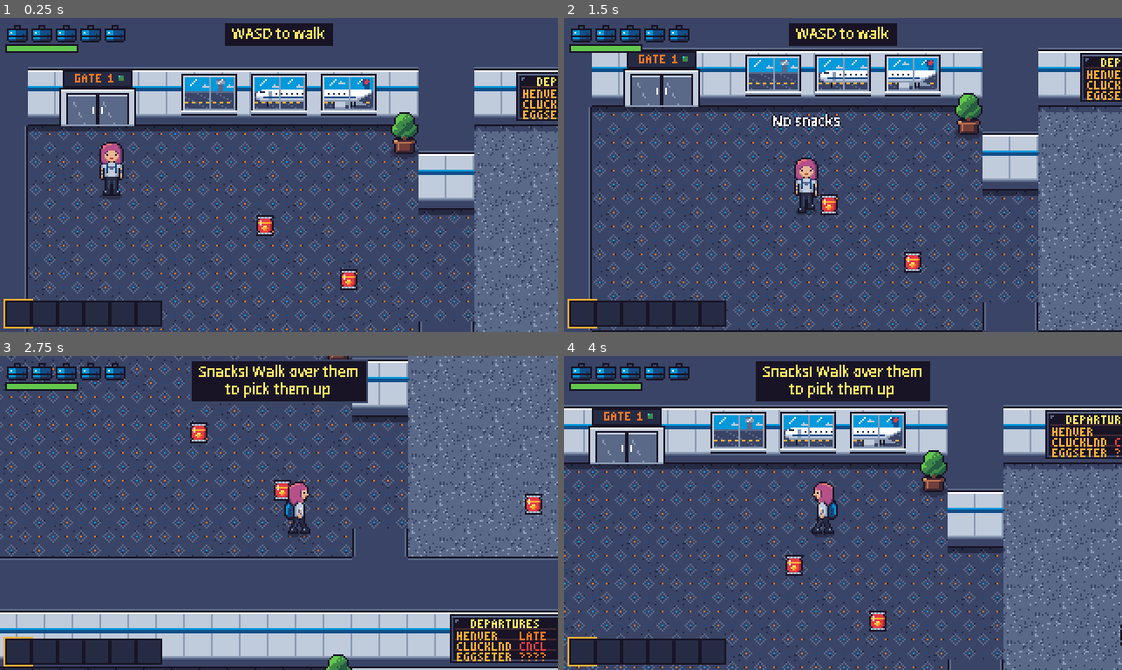
Above: before the commit, frames 1-4 (two rows, left to right).
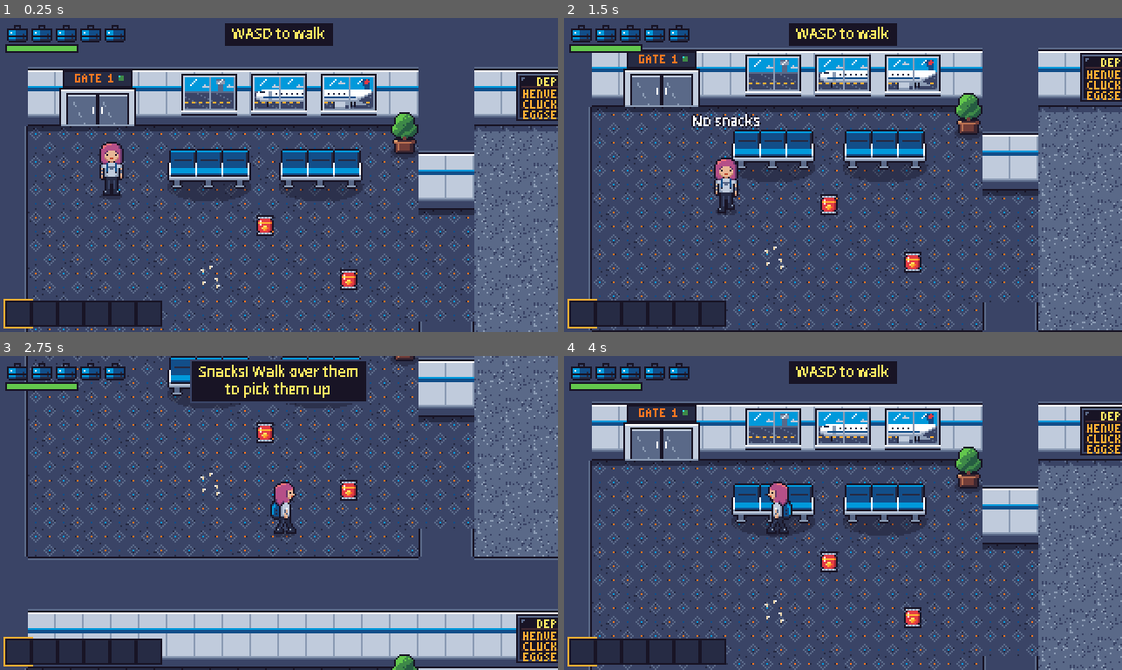
Above: after the commit, the same moments.

Repository: mvdmakesthings/PlanePoultryPanic
Game: Godot game, scene res://scenes/levels/level_01_arrivals.tscn
Same seed, same stepped clock (60 frames per second), same inputs: the game is played once before the commit and once after it.
Inputs (mouse positions are in pixels of both pictures, inside the frame that each line leads up to):
- Up to frame 1 (0.25 s): no input
- Up to frame 2 (1.5 s): move the mouse to (965, 159) at 0.52 s; hold D (move_right) 0.53-1.28 s; hold G (drop_item) 0.53-1.28 s; click (965, 159) at 0.67 s; move the mouse to (731, 190) at 1.27 s; hold S (move_down) from 1.28 s (still down); tap E (eat_snack) at 1.35 s
- Up to frame 3 (2.75 s): move the mouse to (334, 443) at 2.02 s; release S (move_down) at 2.03 s; hold D (move_right) from 2.03 s (still down); hold F (interact) from 2.03 s (still down)
- Up to frame 4 (4 s): move the mouse to (815, 575) at 2.77 s; release D (move_right) at 2.78 s; release F (interact) at 2.78 s; hold W (move_up) 2.78-3.53 s; tap R (next_item) at 2.85 s; click (815, 575) at 2.92 s; move the mouse to (1010, 560) at 3.52 s; hold A (move_left) from 3.53 s (still down); hold Q (prev_item) from 3.53 s (still down)

The runs differ from the first frame. In frame 1, 4.7% of the frame differs, in the area x 30-65%, y 41-87%; in frame 2, 6.4%; in frame 3, 27%; in frame 4, 42%, in the area x 0-100%, y 1-100%.

Commit message:
Dress Level 1 with seats and litter, and make the key twinkle
Rows of seats fill the arrival lounge, hallway and the waiting area by
Security; feathers, footprints, pecked snacks and a nest are scattered
across the floors; a Lost & Found sign marks the optional room. Key item
pickups now twinkle so the maintenance key stands out on the floor.

Diff:
--- a/game/scenes/levels/level_01_arrivals.tscn
+++ b/game/scenes/levels/level_01_arrivals.tscn
@@ -17,6 +17,8 @@
 [ext_resource type="Texture2D" path="res://assets/sprites/welcome_banner.png" id="15_banner"]
 [ext_resource type="Texture2D" path="res://assets/sprites/gate_door.png" id="16_gate"]
 [ext_resource type="Texture2D" path="res://assets/sprites/signs.png" id="17_signs"]
+[ext_resource type="PackedScene" path="res://scenes/objects/seating.tscn" id="18_seating"]
+[ext_resource type="Texture2D" path="res://assets/sprites/floor_litter.png" id="19_litter"]
 
 [node name="Level01Arrivals" type="Node2D"]
 script = ExtResource("1_level")
@@ -89,7 +91,7 @@
 position = Vector2(576, 36)
 texture = ExtResource("17_signs")
 centered = false
-hframes = 4
+hframes = 5
 
 [node name="BaggageBoard" type="Sprite2D" parent="WallDecor"]
 position = Vector2(296, 225)
@@ -102,8 +104,88 @@
 position = Vector2(72, 418)
 texture = ExtResource("17_signs")
 centered = false
-hframes = 4
-frame = 2
+hframes = 5
+frame = 2
+
+[node name="LostFoundSign" type="Sprite2D" parent="WallDecor"]
+position = Vector2(828, 228)
+texture = ExtResource("17_signs")
+centered = false
+hframes = 5
+frame = 4
+
+[node name="FloorLitter" type="Node2D" parent="."]
+
+[node name="Litter1" type="Sprite2D" parent="FloorLitter"]
+position = Vector2(120, 150)
+texture = ExtResource("19_litter")
+hframes = 4
+
+[node name="Litter2" type="Sprite2D" parent="FloorLitter"]
+position = Vector2(470, 100)
+texture = ExtResource("19_litter")
+hframes = 4
+
+[node name="Litter3" type="Sprite2D" parent="FloorLitter"]
+position = Vector2(420, 180)
+texture = ExtResource("19_litter")
+hframes = 4
+frame = 3
+
+[node name="Litter4" type="Sprite2D" parent="FloorLitter"]
+position = Vector2(600, 290)
+texture = ExtResource("19_litter")
+hframes = 4
+
+[node name="Litter5" type="Sprite2D" parent="FloorLitter"]
+position = Vector2(330, 480)
+texture = ExtResource("19_litter")
+hframes = 4
+frame = 1
+
+[node name="Litter6" type="Sprite2D" parent="FloorLitter"]
+position = Vector2(520, 300)
+texture = ExtResource("19_litter")
+hframes = 4
+frame = 2
+
+[node name="Litter7" type="Sprite2D" parent="FloorLitter"]
+position = Vector2(250, 520)
+texture = ExtResource("19_litter")
+hframes = 4
+frame = 3
+
+[node name="Litter8" type="Sprite2D" parent="FloorLitter"]
+position = Vector2(760, 420)
+texture = ExtResource("19_litter")
+hframes = 4
+
+[node name="Litter9" type="Sprite2D" parent="FloorLitter"]
+position = Vector2(860, 470)
+texture = ExtResource("19_litter")
+hframes = 4
+frame = 1
+
+[node name="Litter10" type="Sprite2D" parent="FloorLitter"]
+position = Vector2(150, 300)
+texture = ExtResource("19_litter")
+hframes = 4
+
+[node name="Litter11" type="Sprite2D" parent="FloorLitter"]
+position = Vector2(64, 520)
+texture = ExtResource("19_litter")
+hframes = 4
+
+[node name="Litter12" type="Sprite2D" parent="FloorLitter"]
+position = Vector2(780, 90)
+texture = ExtResource("19_litter")
+hframes = 4
+frame = 2
+
+[node name="Litter13" type="Sprite2D" parent="FloorLitter"]
+position = Vector2(900, 170)
+texture = ExtResource("19_litter")
+hframes = 4
 
 [node name="SecurityDoor" parent="." instance=ExtResource("7_door")]
 position = Vector2(688, 224)
@@ -205,6 +287,27 @@
 [node name="MaintenanceCart" parent="Entities" instance=ExtResource("11_janitor")]
 position = Vector2(76, 474)
 
+[node name="LoungeSeats1" parent="Entities" instance=ExtResource("18_seating")]
+position = Vector2(120, 100)
+
+[node name="LoungeSeats2" parent="Entities" instance=ExtResource("18_seating")]
+position = Vector2(184, 100)
+
+[node name="HallSeats" parent="Entities" instance=ExtResource("18_seating")]
+position = Vector2(420, 96)
+
+[node name="WaitingSeats1" parent="Entities" instance=ExtResource("18_seating")]
+position = Vector2(80, 300)
+
+[node name="WaitingSeats2" parent="Entities" instance=ExtResource("18_seating")]
+position = Vector2(160, 300)
+
+[node name="WaitingSeats3" parent="Entities" instance=ExtResource("18_seating")]
+position = Vector2(80, 350)
+
+[node name="WaitingSeats4" parent="Entities" instance=ExtResource("18_seating")]
+position = Vector2(160, 350)
+
 [node name="UI" type="CanvasLayer" parent="."]
 
 [node name="HUD" parent="UI" instance=ExtResource("5_hud")]
--- /dev/null
+++ b/game/scenes/objects/seating.tscn
@@ -0,0 +1,21 @@
+[gd_scene format=3]
+
+[ext_resource type="Script" path="res://scripts/objects/floor_prop.gd" id="1_prop"]
+[ext_resource type="Texture2D" path="res://assets/sprites/seating.png" id="2_texture"]
+
+[sub_resource type="RectangleShape2D" id="RectangleShape2D_base"]
+size = Vector2(44, 8)
+
+[node name="Seating" type="StaticBody2D" groups=["nav_obstacles"]]
+collision_layer = 1
+collision_mask = 0
+script = ExtResource("1_prop")
+shadow_radius = 24.0
+
+[node name="Sprite2D" type="Sprite2D" parent="."]
+texture = ExtResource("2_texture")
+offset = Vector2(0, -12)
+
+[node name="CollisionShape2D" type="CollisionShape2D" parent="."]
+position = Vector2(0, -4)
+shape = SubResource("RectangleShape2D_base")
--- a/game/scripts/objects/item_pickup.gd
+++ b/game/scripts/objects/item_pickup.gd
@@ -5,6 +5,7 @@
 ## player dropped can't be picked up until they've stepped away once.
 
 const ARM_DISTANCE := 14.0
+const SPARKLE := Color("ffffff")
 
 @export_enum("snack", "extinguisher", "maintenance_key") var item := "snack"
 ## How many (snacks), or charges left (extinguisher).
@@ -25,6 +26,8 @@
 func _physics_process(delta: float) -> void:
 	_bob_time += delta * 4.0
 	_sprite.position.y = -7.0 + roundf(sin(_bob_time))
+	if Inventory.KEY_ITEMS.has(item):
+		queue_redraw()
 	for body in get_overlapping_bodies():
 		if body is Player:
 			if dropped:
@@ -37,3 +40,19 @@
 		var player := get_tree().get_first_node_in_group("player") as Player
 		if player and player.global_position.distance_to(global_position) > ARM_DISTANCE:
 			dropped = false
+
+
+func _draw() -> void:
+	if not Inventory.KEY_ITEMS.has(item):
+		return
+	# Key items twinkle so they stand out from the floor: a small star that
+	# grows and shrinks at the item's corner, now and then.
+	var t := fmod(_bob_time / 4.0, 2.0)
+	if t > 1.0:
+		return
+	var arm := roundf(sin(t * PI) * 2.0)
+	var center := _sprite.position + Vector2(5, -4)
+	draw_rect(Rect2(center, Vector2.ONE), SPARKLE)
+	for direction: Vector2 in [Vector2.UP, Vector2.DOWN, Vector2.LEFT, Vector2.RIGHT]:
+		for i in range(1, int(arm) + 1):
+			draw_rect(Rect2(center + direction * i, Vector2.ONE), SPARKLE)
